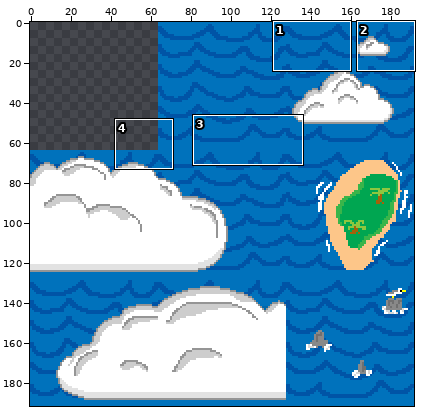
Two versions of one sprite sheet, sprites/spr_background/layers/ff6c8d1f-0459-40e1-984c-08c008b23abc/4181176a-7846-4475-998b-24f8c7f09db0.png. The first picture is a wide view before the edit; the outline marks the close-up.
Close-up. First the earlier version:
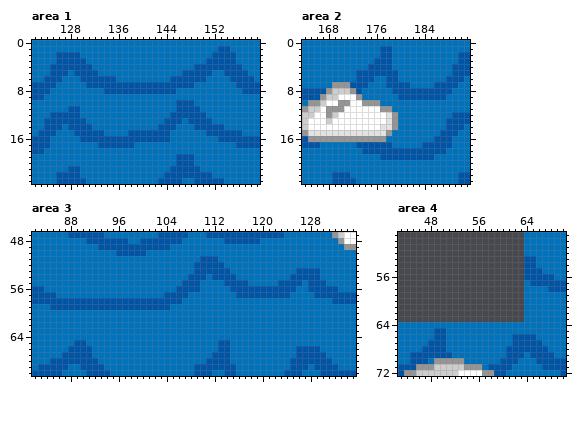
The file is 192x192 pixels. Shown: area 1: x 122..159, y 0..23; area 2: x 164..191, y 0..23; area 3: x 82..135, y 47..70; area 4: x 43..70, y 49..72. The commit also changed other parts of the picture, which this record leaves out.
The same view after the edit:
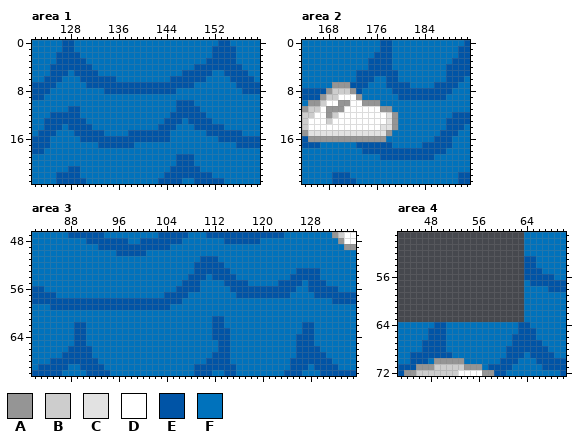
Palette (. is transparent): A #959595  B #cdcdcd  C #e2e2e2  D #ffffff  E #0054a6  F #0072bc
The edit:
Area 1:
The author changed colour F to colour E in row 0 at x 127 to 128 and 153 to 154; in row 1 at x 127 to 128, 152 and 155.
Area 2:
The author changed colour F to colour E in row 0 at x 177 to 178 and 191; in row 1 at x 190 to 191; in row 2 at x 176; in row 3 at x 175 and 189; in rows 4 to 5 at x 188.
Area 3:
The author changed colour F to colour E in row 61 at x 112 to 113; in row 62 at x 89 to 90, 112 to 113 and 127 to 128; in row 63 at x 89 to 90, 112 to 114 and 127 to 128; in row 64 at x 89 to 90, 112 to 114 and 126 to 128; in row 65 at x 126 to 128.
Area 4:
The author changed colour F to colour E in row 64 at x 49 to 50 and 63 to 64; in row 65 at x 48 and 63 to 65; in row 66 at x 48; in row 67 at x 47.
